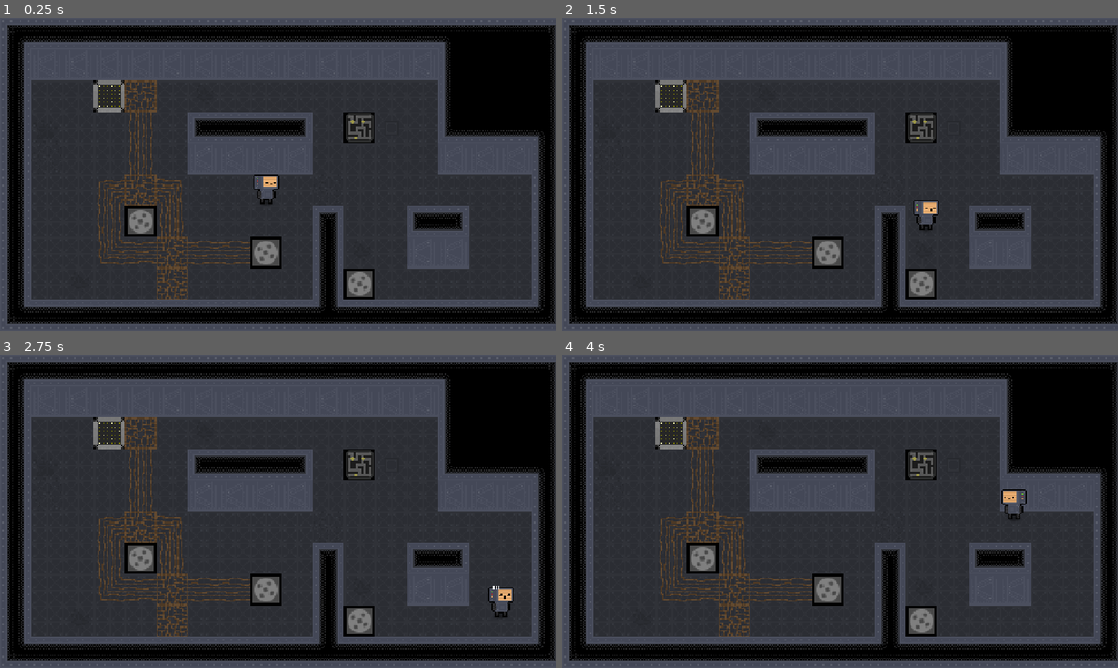
Above: before the commit, frames 1-4 (two rows, left to right).
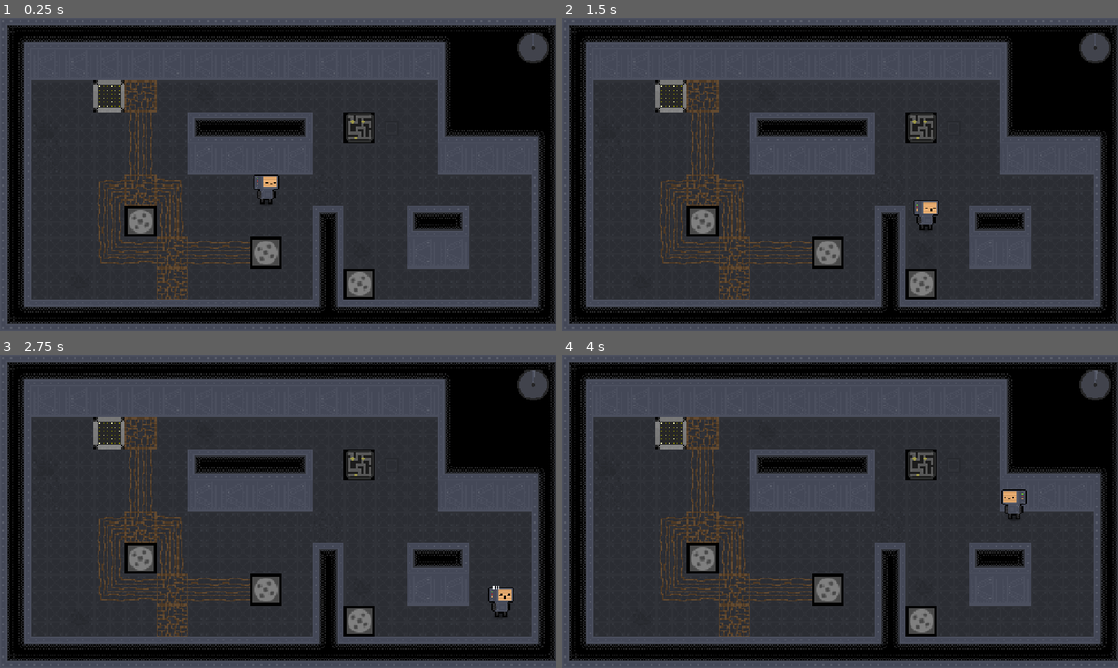
Above: after the commit, the same moments.

Repository: DuneRanger/MSI-GameJam
Game: Godot game, scene res://scenes/game/levels/level_1.tscn
The game is run twice, just before and just after one commit, with the same random seed, the same clock (stepped at 60 frames per second) and the same inputs. This scene is started directly instead of the project's main scene.
Inputs (mouse positions are in pixels of both pictures, inside the frame that each line leads up to):
- Up to frame 1 (0.25 s): no input
- Up to frame 2 (1.5 s): move the mouse to (962, 158) at 0.52 s; hold D (move_right) 0.53-1.28 s; tap E (interact) at 0.6 s; move the mouse to (728, 190) at 1.27 s; hold S (move_down) from 1.28 s (still down); click (728, 190) at 1.35 s
- Up to frame 3 (2.75 s): move the mouse to (333, 442) at 2.02 s; release S (move_down) at 2.03 s; hold D (move_right) from 2.03 s (still down); hold Shift (sprint) from 2.03 s (still down)
- Up to frame 4 (4 s): move the mouse to (812, 574) at 2.77 s; release D (move_right) at 2.78 s; release Shift (sprint) at 2.78 s; hold W (move_up) 2.78-3.53 s; tap R at 2.85 s; move the mouse to (1006, 558) at 3.52 s; hold A (move_left) from 3.53 s (still down); tap E (interact) at 3.6 s

The runs differ from the first frame. In frame 1, 0.5% of the frame differs, in the area x 93-99%, y 4-15%; in frame 2, 0.5%; in frame 3, 0.5%; in frame 4, 0.5%.

Commit message:
Add timer to levels

Diff:
--- a/scenes/game/levels/level_1.tscn
+++ b/scenes/game/levels/level_1.tscn
@@ -2,6 +2,8 @@
 
 [ext_resource type="Script" uid="uid://d15lvxaojknng" path="res://scripts/game/level_logic.gd" id="1_3u6cc"]
 [ext_resource type="PackedScene" uid="uid://bbxi0vokk4jgr" path="res://scenes/game/tilemap/tilemap.tscn" id="4_iu0x6"]
+[ext_resource type="Texture2D" uid="uid://5l4bsiiaeu53" path="res://assets/game/levels/clock_empty.png" id="4_kdlgo"]
+[ext_resource type="Texture2D" uid="uid://b1aqw4stficvv" path="res://assets/game/levels/clock_full.png" id="5_1bryu"]
 [ext_resource type="PackedScene" uid="uid://43qca7aj17a6" path="res://scenes/game/player/player.tscn" id="5_hsxen"]
 
 [node name="Game" type="Node" unique_id=1830910457]
@@ -40,6 +42,23 @@
 transform = Transform2D(0.8, 0, 0, 0.8, 128, 80)
 follow_viewport_enabled = true
 
+[node name="LevelTimerProgressBar" type="TextureProgressBar" parent="." unique_id=896033262]
+anchors_preset = -1
+offset_left = 1191.0
+offset_top = 32.0
+offset_right = 1264.0
+offset_bottom = 105.0
+step = 0.01
+fill_mode = 4
+nine_patch_stretch = true
+texture_under = ExtResource("4_kdlgo")
+texture_progress = ExtResource("5_1bryu")
+
+[node name="LevelTimer" type="Timer" parent="." unique_id=1545349662]
+wait_time = 120.0
+one_shot = true
+
 [connection signal="timeout" from="MinigameLeaveTimer" to="." method="_on_minigame_leave_timer_timeout"]
+[connection signal="timeout" from="LevelTimer" to="." method="_on_timer_timeout"]
 
 [editable path="Tilemap"]
--- a/scenes/game/levels/level_2.tscn
+++ b/scenes/game/levels/level_2.tscn
@@ -3,6 +3,8 @@
 [ext_resource type="Script" uid="uid://d15lvxaojknng" path="res://scripts/game/level_logic.gd" id="1_d35wr"]
 [ext_resource type="PackedScene" uid="uid://bbxi0vokk4jgr" path="res://scenes/game/tilemap/tilemap.tscn" id="2_12bjt"]
 [ext_resource type="PackedScene" uid="uid://43qca7aj17a6" path="res://scenes/game/player/player.tscn" id="3_x2ody"]
+[ext_resource type="Texture2D" uid="uid://5l4bsiiaeu53" path="res://assets/game/levels/clock_empty.png" id="4_x2ody"]
+[ext_resource type="Texture2D" uid="uid://b1aqw4stficvv" path="res://assets/game/levels/clock_full.png" id="5_eom8k"]
 
 [node name="Game" type="Node" unique_id=1830910457]
 script = ExtResource("1_d35wr")
@@ -37,6 +39,22 @@
 transform = Transform2D(0.8, 0, 0, 0.8, 128, 80)
 follow_viewport_enabled = true
 
+[node name="LevelTimerProgressBar" type="TextureProgressBar" parent="." unique_id=336029168]
+anchors_preset = -1
+offset_left = 1191.0
+offset_top = 32.0
+offset_right = 1264.0
+offset_bottom = 105.0
+step = 0.01
+fill_mode = 4
+nine_patch_stretch = true
+texture_under = ExtResource("4_x2ody")
+texture_progress = ExtResource("5_eom8k")
+
+[node name="LevelTimer" type="Timer" parent="." unique_id=2030553874]
+wait_time = 120.0
+one_shot = true
+
 [connection signal="timeout" from="MinigameLeaveTimer" to="." method="_on_minigame_leave_timer_timeout"]
 
 [editable path="Tilemap"]
--- a/scripts/game/level_logic.gd
+++ b/scripts/game/level_logic.gd
@@ -22,18 +22,14 @@
 	machine_idx = 1
 	var machine_layer : TileMapLayer = $Tilemap/TileMapMachineLayer
 	machine_layer.child_entered_tree.connect(add_machine)
+	start_level()
 
-func choose_minigame() -> Minigame:
-	var chosen_scene = minigame_scenes.pick_random()
-	var out = chosen_scene.instantiate()
-	return out as Minigame
+func start_level() -> void:
+	$LevelTimer.start()
 
-func _on_random_game_button() -> void:
-	if chosen_minigame != null:
-		print("Game is not null")
-		return
-	chosen_minigame = choose_minigame()
-	link_chosen_minigame()
+func _process(_delta: float) -> void:
+	$LevelTimerProgressBar.value = $LevelTimer.wait_time - $LevelTimer.time_left
+	$LevelTimerProgressBar.max_value = $LevelTimer.wait_time
 
 func _on_minigame_requested(machine: Machine, minigame_id: int) -> void:
 	chosen_minigame = machine.linked_minigame_scene.instantiate() as Minigame
@@ -64,16 +60,7 @@
 	chosen_minigame = null
 	$Player.player_state = Player.player_states.WALKING
 
-func _on_wheel_button_button_down() -> void:
-	if chosen_minigame != null:
-		print("Game is not null")
-		return
-	chosen_minigame = minigame_scenes[1].instantiate()
-	link_chosen_minigame()
-
-func _on_color_button_button_down() -> void:
-	if chosen_minigame != null:
-		print("Game is not null")
-		return
-	chosen_minigame = minigame_scenes[0].instantiate()
-	link_chosen_minigame()
+func _on_timer_timeout() -> void:
+	# trigger loss and Lucky dialogue
+	print("Level timer ran out!!")
+	pass
Binary file added: assets/game/levels/clock_empty.png
Not shown, added: assets/game/levels/clock_empty.png.import
Binary file added: assets/game/levels/clock_full.png
Not shown, added: assets/game/levels/clock_full.png.import
